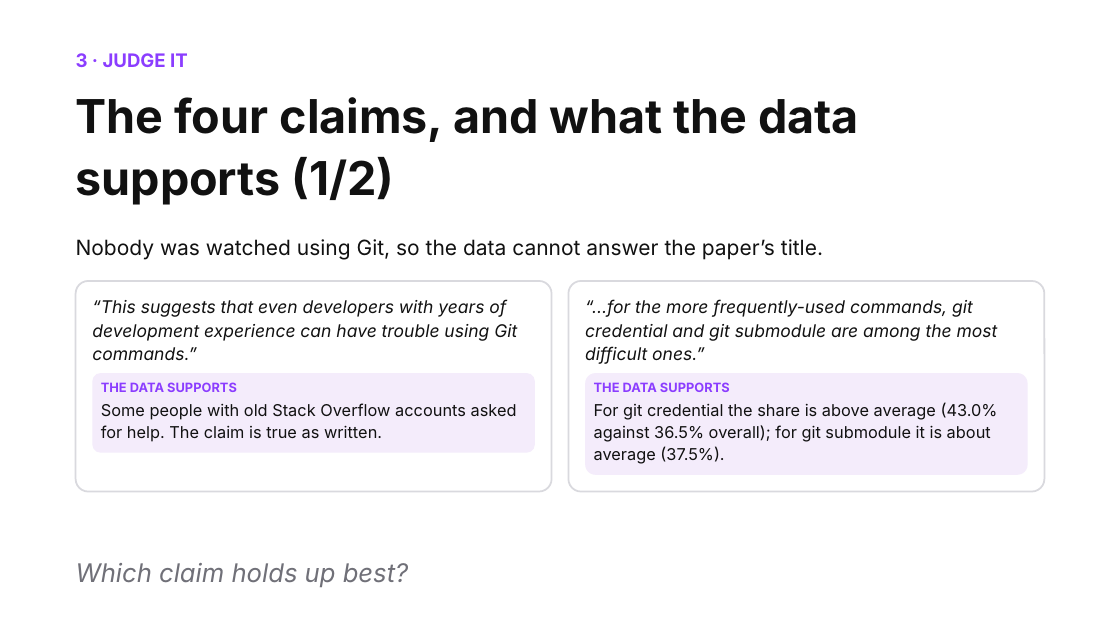
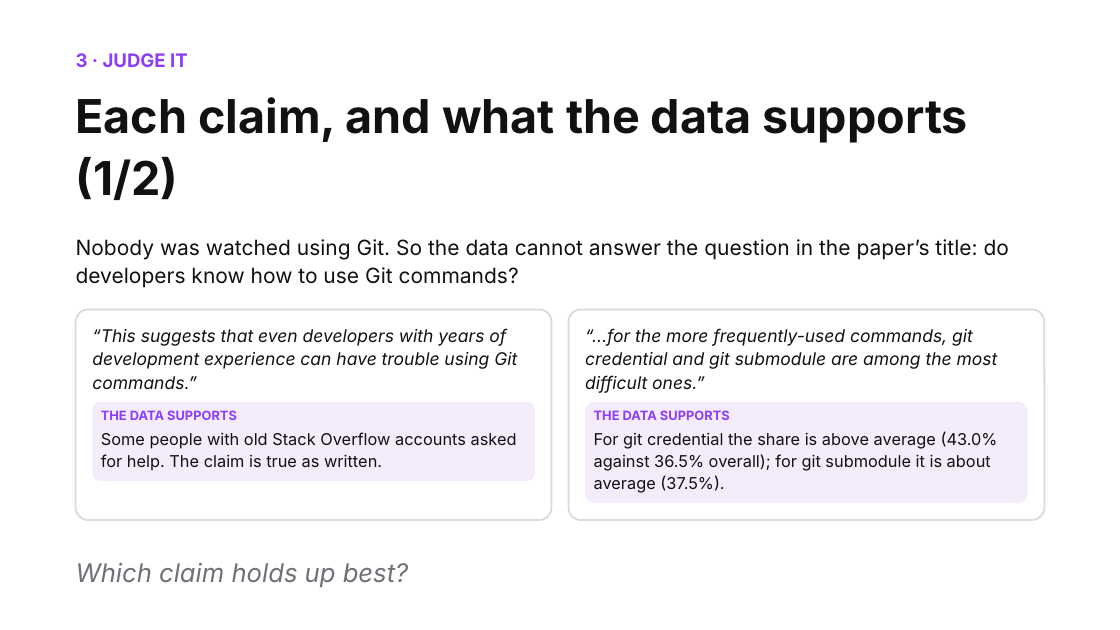
Before and after one commit to shubham3-ucb/cs294-pl, a slide deck: slide 13 of slides/thursday_app.pptx. Drawn at 1120x630 pixels with LibreOffice and Linux fonts; fonts in the diff are those of the drawing. Boxes give left, top, right and bottom in pixels: in the first picture for what was removed or moved away, otherwise in the second. Text is boxed around its words. In the diff, an @@ line names an element or a change of style, - is before the commit and + after.

```diff
--- a/slides/thursday_app.pptx
+++ b/slides/thursday_app.pptx
@@ text at <box>76,97,968,200</box>: text changed @@
-The four claims, and what the data supports (1/2)
+Each claim, and what the data supports (1/2)
@@ text at <box>76,239,1009,288</box>: text changed @@
-Nobody was watched using Git, so the data cannot answer the paper’s title.
+Nobody was watched using Git. So the data cannot answer the question in the paper’s title: do developers know how to use Git commands?
@@ 6 texts, 4 rounded rectangles: place and size @@
-6 texts, 4 rounded rectangles at <box>76,281,1045,492</box>
+6 texts, 4 rounded rectangles at <box>76,309,1045,520</box>
```
Also in this commit, not shown: 6 other slides changed, 13 other files.
